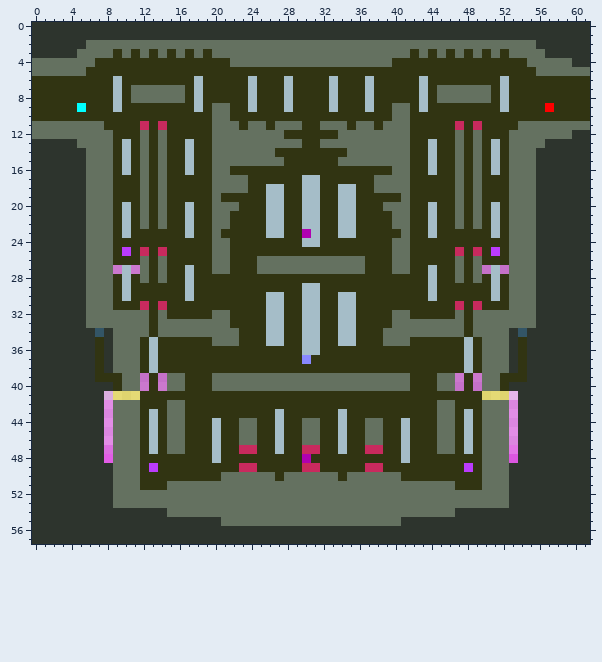
Pixel-art sprite, stored at Maps/Noah_ShadedCitadel.png. The picture above was drawn from the file before the commit.
The file is 62x58 pixels.
The same view after the edit:
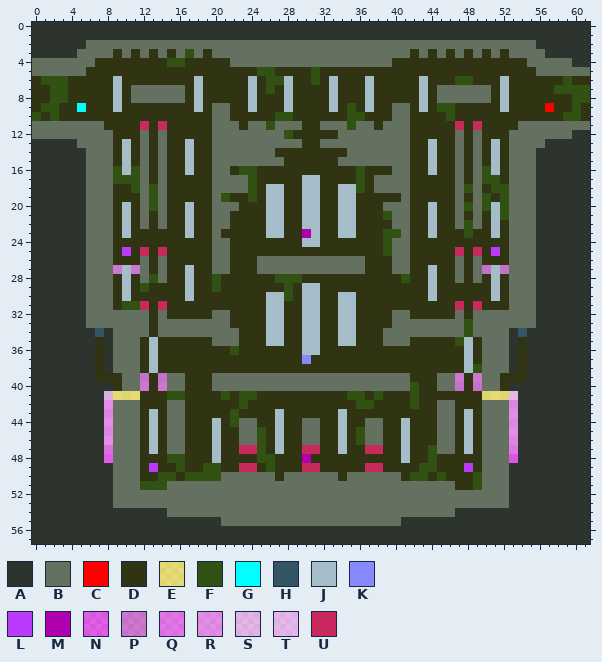
Palette (. is transparent): A #2d342d  B #647160  C #ff0000  D #313412  E #ffff308f  F #315212  G #00ffff  H #335566  J #a5bdc8  K #8888ff  L #bb3bfd  M #b000b0  N #ff10ff80  P #d050d08f  Q #ff40ff80  R #ff70ff80  S #ffc0ff80  T #ffc0ff90  U #c82a5e
Changes in this commit:
y 3: x 17 D -> F
y 4: x 15..16 DD -> FF
y 5: x 25..26 DD -> FF; x 31 D -> F
y 6: x 1..3 DDD -> FFF; x 26..27 DD -> FF; x 31 D -> F; x 47..48 DD -> FF; x 59 D -> F
y 7: x 2..3 DD -> FF; x 26 D -> F; x 58..61 DDDD -> FFFF
y 8: x 2..3 DD -> FF; x 60..61 DD -> FF
y 9: x 1..2 DD -> FF; x 35 D -> F; x 45..46 DD -> FF; x 60 D -> F
y 10: x 0 D -> F; x 2 D -> F; x 27..28 DD -> FF; x 35..36 DD -> FF; x 46 D -> F; x 59..60 DD -> FF
y 11: x 26 D -> F; x 35 D -> F
y 12: x 28 D -> F
y 16: x 9 D -> F; x 11 D -> F; x 23..24 DD -> FF; x 36 D -> F; x 50 D -> F
y 17: x 9..11 DDD -> FFF; x 24 D -> F; x 36 D -> F; x 50..51 DD -> FF
y 18: x 11 D -> F; x 13 D -> F; x 24 D -> F; x 36 D -> F; x 48 D -> F; x 51..52 DD -> FF
y 19: x 13 D -> F; x 21 D -> F; x 24 D -> F; x 50 D -> F; x 52 D -> F
y 20: x 13 D -> F; x 48 D -> F; x 50 D -> F; x 52 D -> F
y 21: x 39 D -> F; x 52 D -> F
y 22: x 48 D -> F
y 23: x 39..40 DD -> FF; x 48 D -> F
y 24..25: x 39 D -> F
y 28: x 13 D -> F; x 20 D -> F; x 27..29 DDD -> FFF; x 41 D -> F
y 29: x 12 D -> F; x 20 D -> F; x 28 D -> F
y 30: x 28 D -> F
y 31: x 10..11 DD -> FF
y 33..34: x 48 D -> F
y 35: x 47 D -> F
y 36: x 22 D -> F
y 38: x 49 D -> F
y 40: x 42 D -> F
y 41: x 15..16 DD -> FF; x 21 D -> F; x 23..24 DD -> FF; x 35..36 DD -> FF; x 38 D -> F; x 42 D -> F
y 42: x 23 D -> F; x 36..37 DD -> FF; x 42 D -> F
y 43..44: x 22 D -> F
y 45..46: x 25 D -> F; x 36 D -> F
y 47: x 25 D -> F; x 44 D -> F
y 48: x 15..16 DD -> FF; x 25..26 DD -> FF; x 44 D -> F
y 49: x 16 D -> F; x 19..20 DD -> FF; x 26 D -> F; x 43..44 DD -> FF
y 50: x 14..15 DD -> FF; x 17..20 DDDD -> FFFF; x 42..43 DD -> FF; x 45 D -> F; x 49 D -> F
y 51: x 12..14 DDD -> FFF; x 49 D -> F
